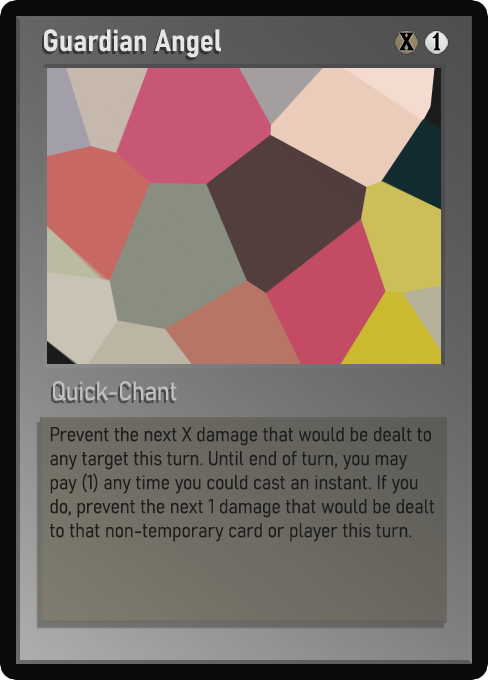
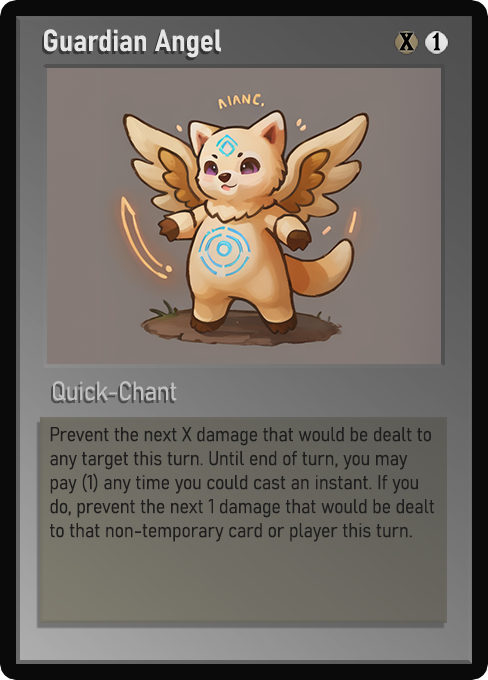
Comparing the layer stacks of the two w=488, h=680 images. Changes:
painted on "Name" over <box>44,33,213,57</box>
painted on "Class" over <box>55,383,156,401</box>
painted on "Desc_small" over <box>50,428,433,542</box>
painted on "Artwork" over <box>47,68,441,364</box>
